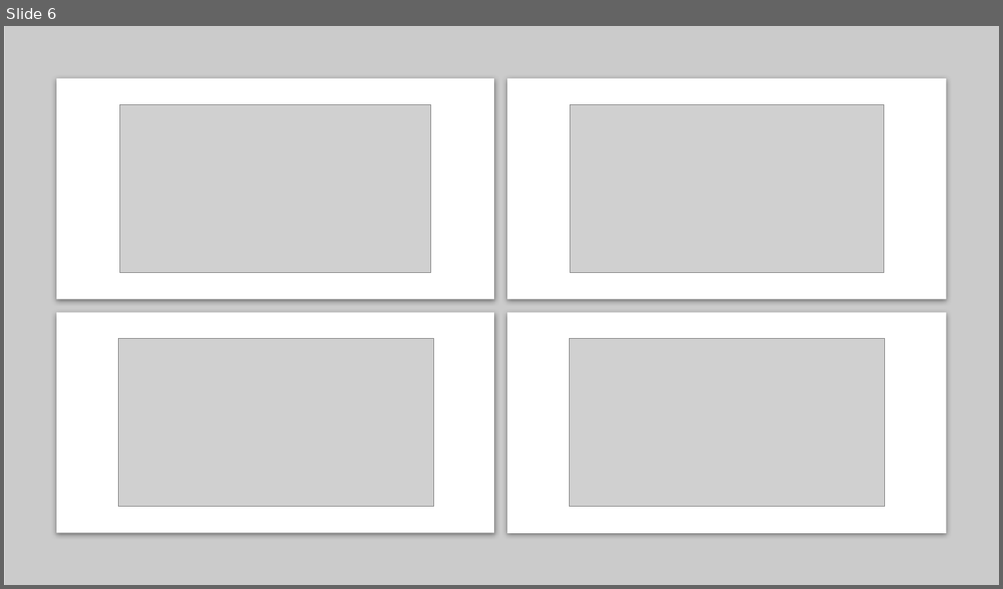
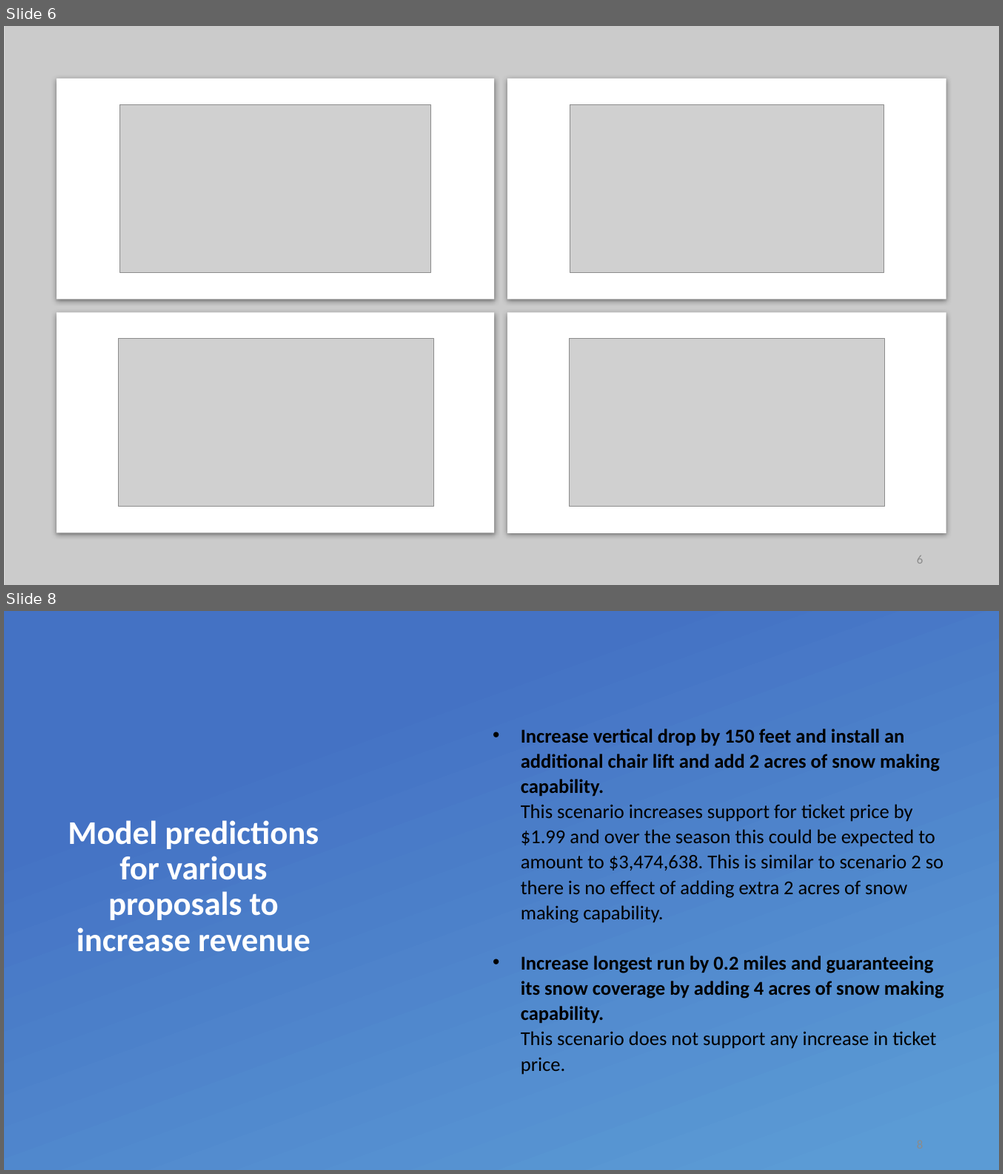
Before and after one commit to ashvar/DataScienceGuidedCapstone, a slide deck: Big Mountain Resort.pptx. Shown one above the other, each under a label of ours: slide 6 before the commit, slides 6 and 8 after it; the slides between them are not shown. The pictures are 1003x589 and 1003x1174 pixels, drawn with LibreOffice and Linux fonts; fonts in the diff are those of the drawing; grey boxes stand for pictures; background and template pictures are left out. Boxes give left, top, right and bottom in pixels: in the first picture for what was removed or moved away, otherwise in the second. Text is boxed around its words. In the diff, an @@ line names an element or a change of style, - is before the commit and + after.

```diff
--- a/Big Mountain Resort.pptx
+++ b/Big Mountain Resort.pptx
@@ slide 8 added at <box>4,611,999,1170</box>, background picture (left out) @@
@@ rectangle added at <box>4,611,999,1170</box>, fill gradient #4472C4 to #5B9BD5 @@
@@ text added at <box>521,729,944,1075</box>, 19 pt, text #000000 @@
+• Increase vertical drop by 150 feet and install an additional chair lift and add 2 acres of snow making capability.
+  This scenario increases support for ticket price by $1.99 and over the season this could be expected to amount to $3,474,638. This is similar to scenario 2 so there is no effect of adding extra 2 acres of snow making capability.
+• Increase longest run by 0.2 miles and guaranteeing its snow coverage by adding 4 acres of snow making capability.
+  This scenario does not support any increase in ticket price.
@@ title added at <box>68,820,318,952</box>, 32 pt, text #FFFFFF, bold @@
+Model predictions for various proposals to increase revenue
@@ page number added at <box>707,1130,930,1159</box>, 12 pt, text #8C8C8C @@
+8
@@ slide 6 changed as well @@
@@ page number added at <box>916,556,922,564</box>, 12 pt, text #8C8C8C @@
+6
```
Also in this commit, not shown: 7 other slides changed, 1 other slide added, 4 other files.
